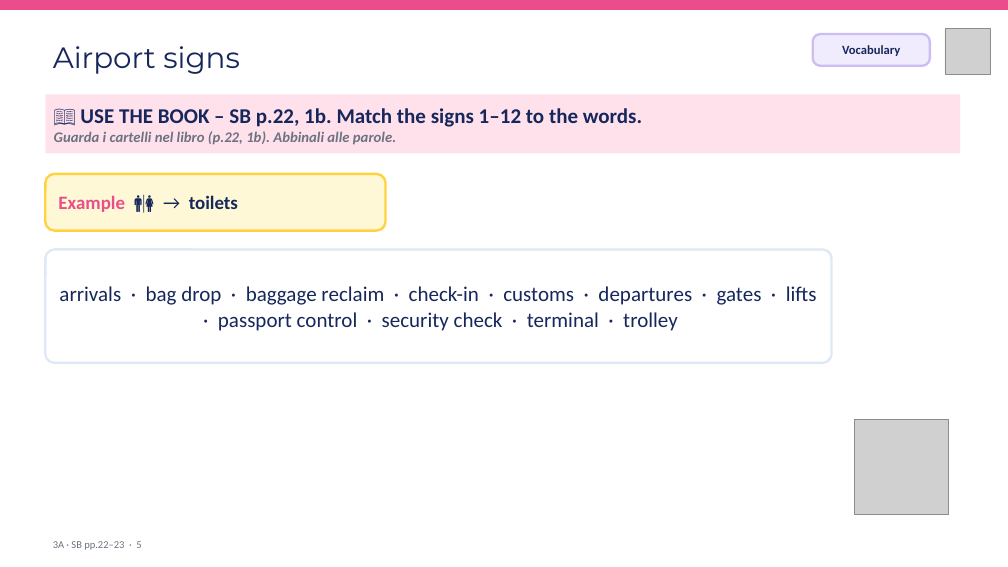
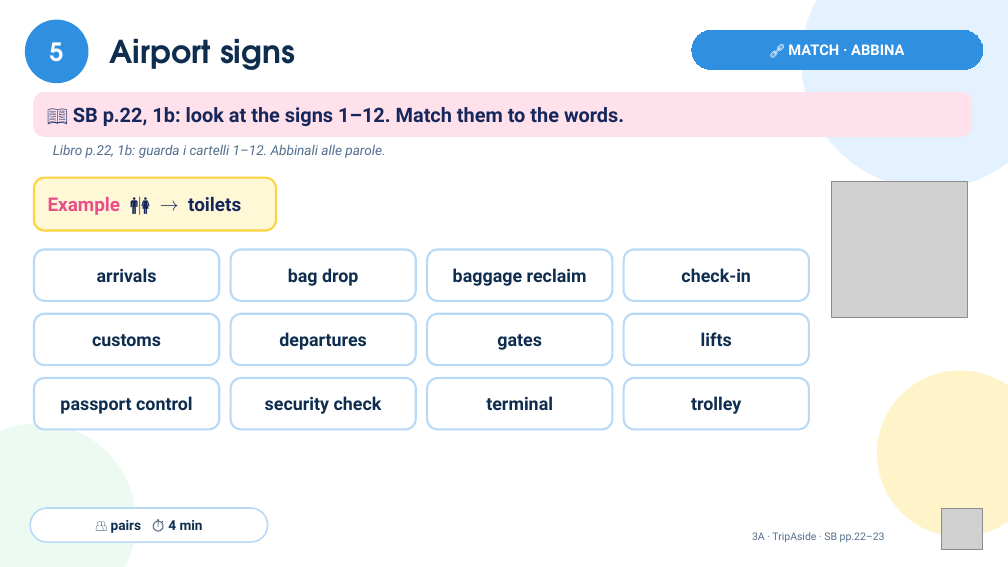
Before and after one commit to londonlanguageschool/Bagheria-, a slide deck: slide 5 of materials/A2/A2_3A_TripAside.pptx. Drawn at 1008x567 pixels with LibreOffice and Linux fonts; fonts in the diff are those of the drawing; grey boxes stand for pictures. Boxes give left, top, right and bottom in pixels: in the first picture for what was removed or moved away, otherwise in the second. Text is boxed around its words. In the diff, an @@ line names an element or a change of style, - is before the commit and + after.

```diff
--- a/materials/A2/A2_3A_TripAside.pptx
+++ b/materials/A2/A2_3A_TripAside.pptx
@@ rectangle removed at (0, 0, 1008, 9) @@
@@ ellipse added at (26, 21, 87, 82), fill #2F8FE0, outline #2F8FE0 3 pt, 24 pt, text #FFFFFF, bold @@
+5
@@ text "Airport signs": place and size @@
-text "Airport signs" at (53, 46, 240, 74)
+text "Airport signs" at (109, 39, 295, 70)
@@ text "Airport signs" at (109, 39, 295, 70): size 28 to 30 pt, font Montserrat to TeX Gyre Adventor, text colour #16275C to #0F2E4F, bold on @@
@@ ellipse added at (802, 0, 1008, 189), fill #DCEEFF at 75% opacity @@
@@ rounded rectangle added at (692, 30, 983, 70), fill #2F8FE0, outline #2F8FE0 0.75 pt, 14 pt, text #FFFFFF, bold @@
+🔗 MATCH · ABBINA
@@ rounded rectangle removed at (813, 34, 930, 66) @@
-Vocabulary
@@ rounded rectangle "📖 SB p.22, 1b: look ...": place and size @@
-rounded rectangle "📖 SB p.22, 1b: look ..." at (45, 95, 960, 154)
+rounded rectangle "📖 SB p.22, 1b: look ..." at (34, 92, 972, 136)
@@ rounded rectangle "📖 SB p.22, 1b: look ..." at (34, 92, 972, 136): rectangle to rounded rectangle; outline none to #FFE1EC 0.75 pt @@
@@ text in rounded rectangle at (73, 107, 624, 126): text changed; size 14 to 19 pt; font Calibri to Roboto; text colour #6B7280 to #16275C; italic off @@
-📖 USE THE BOOK – SB p.22, 1b. Match the signs 1–12 to the words.
-Guarda i cartelli nel libro (p.22, 1b). Abbinali alle parole.
+📖 SB p.22, 1b: look at the signs 1–12. Match them to the words.
@@ text added at (53, 144, 385, 158), 13 pt, text #52708F, italic @@
+Libro p.22, 1b: guarda i cartelli 1–12. Abbinali alle parole.
@@ rounded rectangle "Example 🚻 → toilets": place and size @@
-rounded rectangle "Example 🚻 → toilets" at (45, 174, 386, 231)
+rounded rectangle "Example 🚻 → toilets" at (34, 178, 276, 231)
@@ rounded rectangle "Example 🚻 → toilets" at (34, 178, 276, 231): font Calibri to Roboto; outline #FFD23F 2.25 pt to #FFD23F 2 pt; proportions changed @@
@@ picture added at (832, 181, 968, 318) @@
@@ rounded rectangle added at (34, 250, 219, 301), fill #FFFFFF, outline #B9DAF7 2 pt, 17 pt, text #0F2E4F, bold @@
+arrivals
@@ rounded rectangle removed at (45, 250, 832, 363) @@
-arrivals · bag drop · baggage reclaim · check-in · customs · departures · gates · lifts · passport control · security check · terminal · trolley
@@ rounded rectangle added at (231, 250, 416, 301), fill #FFFFFF, outline #B9DAF7 2 pt, 17 pt, text #0F2E4F, bold @@
+bag drop
@@ rounded rectangle added at (427, 250, 613, 301), fill #FFFFFF, outline #B9DAF7 2 pt, 17 pt, text #0F2E4F, bold @@
+baggage reclaim
@@ rounded rectangle added at (624, 250, 809, 301), fill #FFFFFF, outline #B9DAF7 2 pt, 17 pt, text #0F2E4F, bold @@
+check-in
@@ rounded rectangle added at (34, 314, 219, 365), fill #FFFFFF, outline #B9DAF7 2 pt, 17 pt, text #0F2E4F, bold @@
+customs
@@ rounded rectangle added at (231, 314, 416, 365), fill #FFFFFF, outline #B9DAF7 2 pt, 17 pt, text #0F2E4F, bold @@
+departures
@@ rounded rectangle added at (427, 314, 613, 365), fill #FFFFFF, outline #B9DAF7 2 pt, 17 pt, text #0F2E4F, bold @@
+gates
@@ rounded rectangle added at (624, 314, 809, 365), fill #FFFFFF, outline #B9DAF7 2 pt, 17 pt, text #0F2E4F, bold @@
+lifts
@@ rounded rectangle added at (34, 378, 219, 430), fill #FFFFFF, outline #B9DAF7 2 pt, 17 pt, text #0F2E4F, bold @@
+passport control
@@ rounded rectangle added at (231, 378, 416, 430), fill #FFFFFF, outline #B9DAF7 2 pt, 17 pt, text #0F2E4F, bold @@
+security check
@@ rounded rectangle added at (427, 378, 613, 430), fill #FFFFFF, outline #B9DAF7 2 pt, 17 pt, text #0F2E4F, bold @@
+terminal
@@ rounded rectangle added at (624, 378, 809, 430), fill #FFFFFF, outline #B9DAF7 2 pt, 17 pt, text #0F2E4F, bold @@
+trolley
@@ ellipse added at (877, 371, 1008, 537), fill #FFF1B8 at 75% opacity @@
@@ ellipse added at (0, 423, 136, 567), fill #E7F9EE at 75% opacity @@
@@ picture removed at (854, 420, 949, 514) @@
@@ rounded rectangle added at (30, 508, 268, 542), fill #FFFFFF, outline #B9DAF7 1.5 pt, 13 pt, text #0F2E4F, bold @@
+👥 pairs ⏱ 4 min
@@ picture: place and size @@
-picture at (945, 29, 991, 74)
+picture at (941, 508, 983, 550)
@@ text at (752, 532, 885, 542): text changed; font Calibri to Roboto; text colour #6B7280 to #52708F @@
-3A · SB pp.22–23 · 5
+3A · TripAside · SB pp.22–23
```
Also in this commit, not shown: 13 other slides changed, 7 slides added, 11 slides removed, 29 other files.
